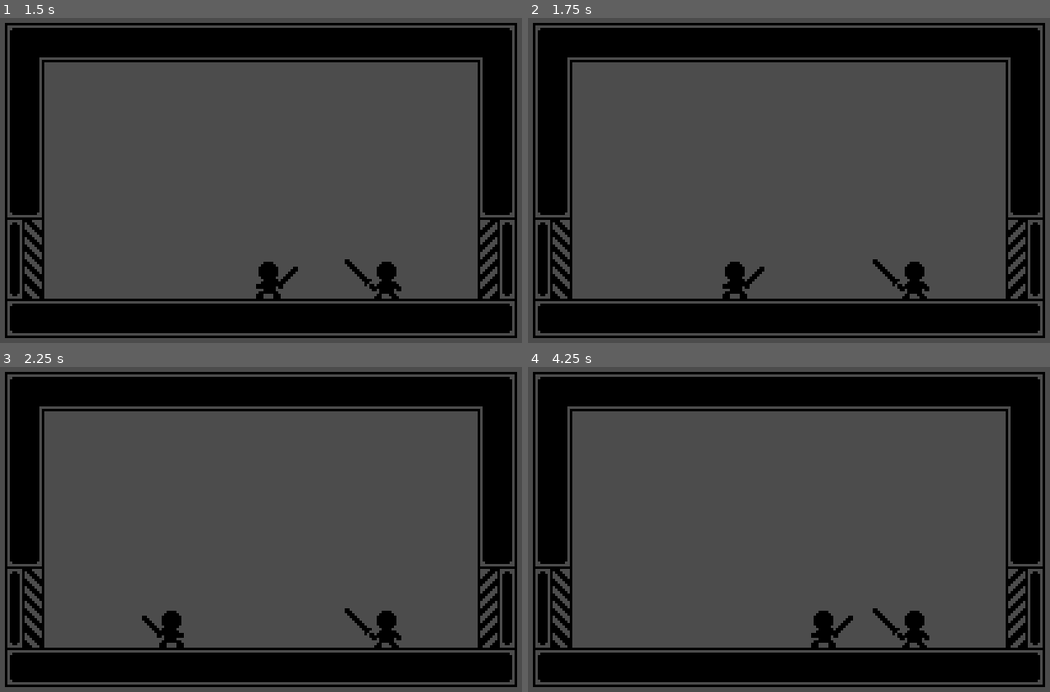
Above: before the commit, frames 1-4 (two rows, left to right).
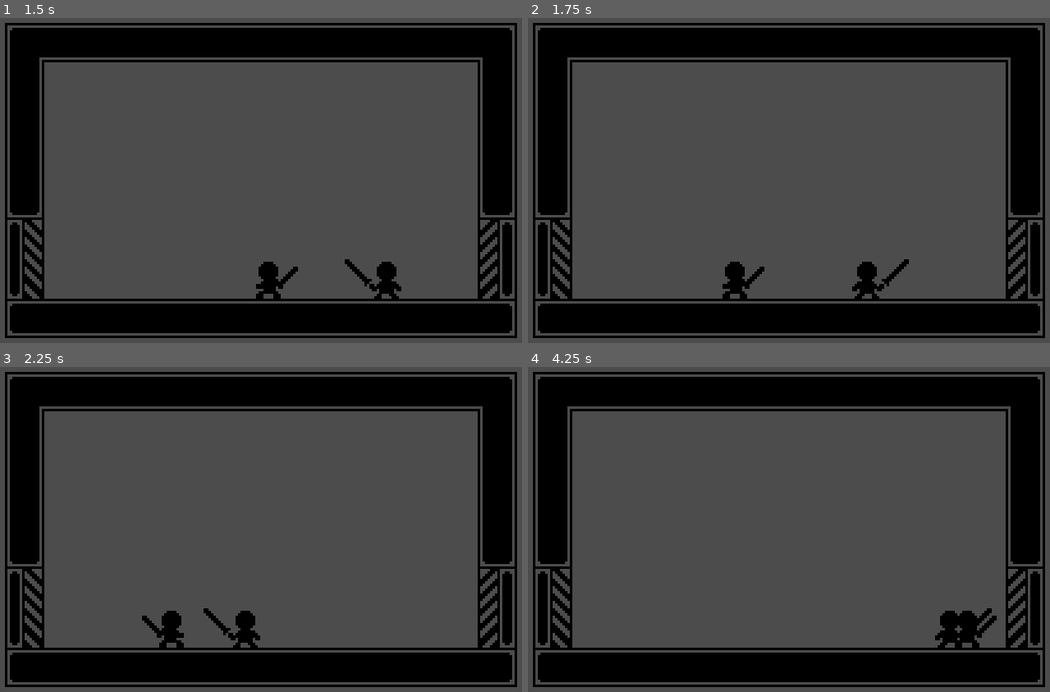
Above: after the commit, the same moments.

Repository: CaresleGames/OneHit
Game: Godot game, scene res://src/Levels/Level1.tscn
Two runs of this game, one before a commit and one after it. Both use one fixed random seed, a clock stepped at 60 frames per second and the inputs below. The project has no main scene, so this scene is started directly.
Inputs:
- Up to frame 1 (1.5 s): tap Enter (ui_accept) at 0.5, 0.6, 0.77, 1.07, 1.35 s; hold Right (ui_right) 0.53-1.28 s; hold Left (ui_left) from 1.28 s (still down)
- Up to frame 2 (1.75 s): keep holding Left (ui_left); tap Enter (ui_accept) at 1.52 s
- Up to frame 3 (2.25 s): tap Enter (ui_accept) at 1.82, 2.1 s; release Left (ui_left) at 2.03 s; hold Right (ui_right) from 2.03 s (still down)
- Up to frame 4 (4.25 s): tap Enter (ui_accept) at 2.85, 3.02, 3.32, 3.6, 3.77, 4.07 s; release Right (ui_right) at 3.53 s; hold Left (ui_left) from 3.53 s (still down)

Frame 1 is identical in both runs. In frame 2, 1.0% of the frame differs, in the area x 62-77%, y 74-87%; in frame 3, 1.0%; in frame 4, 1.8%, in the area x 54-90%, y 74-87%.

Commit message:
Start with enemy movement

Diff:
--- a/src/Enemy/Enemy.gd
+++ b/src/Enemy/Enemy.gd
@@ -3,10 +3,72 @@
 
 signal death()
 
+export var attack_time : float = .15
+export var check_player_time : float = .5
+
+export var speed := 0
+export var speed_acc : float = 0
+export var speed_fri : float = 0
+
+var direction := -1
+var velocity = Vector2.ZERO
+
+onready var attack_area : Area2D = $AttackArea
+onready var attack_collision : CollisionShape2D = $AttackArea/CollisionShape2D
+onready var attack_duration : Timer = $Timer
+
+onready var check_player : Timer = $CheckPlayer
+
 func _ready() -> void:
 	add_to_group(Groups.enemy)
-	connect("death", self, "_on_death")
+	connect("death", self, "_on_enemy_death")
+	attack_duration.wait_time = attack_time
+	check_player.wait_time = check_player_time
+	attack_collision.set_deferred("disabled", true)
 
 
-func _on_death() -> void:
+func _physics_process(_delta: float) -> void:
+	if Input.is_action_just_pressed("ui_accept"):
+		attack_collision.set_deferred("disabled", false)
+		attack_duration.start()
+	print(direction)
+	velocity = move_and_slide(velocity, Vector2.UP)
+
+
+func _on_enemy_death() -> void:
 	print('ENEMY DEATHHH')
+
+
+func _on_Timer_timeout() -> void:
+	attack_collision.set_deferred("disabled", true)
+	attack_duration.stop()
+
+
+func _on_AttackArea_area_entered(area: Area2D) -> void:
+	print('PLAYER HITTTT')
+	var parent = area.get_parent()
+	parent.emit_signal("death")
+
+
+func _on_Movement_body_entered(body: KinematicBody2D) -> void:
+	print(body.global_position.x - global_position.x)
+	check_player.start()
+
+
+func _on_CheckPlayer_timeout() -> void:
+	var players = get_tree().get_nodes_in_group(Groups.player)
+	if players.size() > 0:
+		var player : KinematicBody2D = players[0]
+		direction = sign(player.global_position.x - global_position.x)
+
+		if direction > 0:
+			velocity.x = speed
+			scale.x = 1
+		else:
+			velocity.x = -speed
+			scale.x = -1
+
+
+func _on_Movement_body_exited(body: Node) -> void:
+	if body.is_in_group(Groups.player):
+		check_player.stop()
--- a/src/Enemy/Enemy.tscn
+++ b/src/Enemy/Enemy.tscn
@@ -9,10 +9,19 @@
 [sub_resource type="RectangleShape2D" id=2]
 extents = Vector2( 4.5, 5 )
 
+[sub_resource type="RectangleShape2D" id=3]
+extents = Vector2( 4.75, 5 )
+
+[sub_resource type="CircleShape2D" id=4]
+radius = 58.0
+
 [node name="Enemy" type="KinematicBody2D"]
 collision_layer = 2
 collision_mask = 0
 script = ExtResource( 2 )
+speed = 80
+speed_acc = 50.0
+speed_fri = 0.7
 
 [node name="Sprite" type="Sprite" parent="."]
 texture = ExtResource( 1 )
@@ -30,3 +39,28 @@
 [node name="CollisionShape2D" type="CollisionShape2D" parent="EnemyHitBox"]
 position = Vector2( 0.5, 0 )
 shape = SubResource( 2 )
+
+[node name="AttackArea" type="Area2D" parent="."]
+collision_layer = 64
+collision_mask = 8
+
+[node name="CollisionShape2D" type="CollisionShape2D" parent="AttackArea"]
+position = Vector2( 10.25, 0 )
+shape = SubResource( 3 )
+
+[node name="Timer" type="Timer" parent="."]
+
+[node name="Movement" type="Area2D" parent="."]
+modulate = Color( 0.909804, 0.439216, 0.592157, 1 )
+collision_layer = 0
+
+[node name="CollisionShape2D" type="CollisionShape2D" parent="Movement"]
+shape = SubResource( 4 )
+
+[node name="CheckPlayer" type="Timer" parent="."]
+
+[connection signal="area_entered" from="AttackArea" to="." method="_on_AttackArea_area_entered"]
+[connection signal="timeout" from="Timer" to="." method="_on_Timer_timeout"]
+[connection signal="body_entered" from="Movement" to="." method="_on_Movement_body_entered"]
+[connection signal="body_exited" from="Movement" to="." method="_on_Movement_body_exited"]
+[connection signal="timeout" from="CheckPlayer" to="." method="_on_CheckPlayer_timeout"]
--- a/src/Player/Player.gd
+++ b/src/Player/Player.gd
@@ -1,5 +1,7 @@
 class_name Player
 extends KinematicBody2D
+
+signal death()
 
 export var speed := 0
 export var speed_acc : float = 0
@@ -10,6 +12,8 @@
 var velocity := Vector2.ZERO
 var direction := 1
 var ground := Vector2.UP
+
+var is_alive := true
 
 onready var attack_area : Area2D = $AttackArea
 onready var attack_collision : CollisionShape2D = $AttackArea/CollisionShape2D
@@ -22,6 +26,7 @@
 	add_to_group(Groups.player)
 	attack_collision.set_deferred("disabled", true)
 	attack_duration.wait_time = attack_time
+	connect("death", self, "_on_player_death")
 
 
 func _physics_process(_delta: float) -> void:
@@ -48,3 +53,7 @@
 	print('Hit the weak point of enemy')
 	var parent : Enemy = area.get_parent()
 	parent.emit_signal("death")
+
+
+func _on_player_death() -> void:
+	is_alive = false
--- a/src/Player/PlayerStates/Attack.gd
+++ b/src/Player/PlayerStates/Attack.gd
@@ -6,6 +6,8 @@
 	player.attack_duration.start()
 
 func physics_update(_delta: float) -> void:
+	if not player.is_alive:
+		state_machine.transition_to("Death")
 	if player.attack_duration.is_stopped():
 		state_machine.transition_to("Idle")
 
--- a/src/Player/PlayerStates/Idle.gd
+++ b/src/Player/PlayerStates/Idle.gd
@@ -1,11 +1,12 @@
 class_name Idle
 extends PlayerState
 
-func enter(msg := {}) -> void:
-	print('Enter idle')
 
 
 func physics_update(_delta: float) -> void:
+	if not player.is_alive:
+		state_machine.transition_to("Death")
+
 	player.get_input()
 	if player.velocity.x != 0:
 		state_machine.transition_to("Run")
--- a/src/Player/PlayerStates/Run.gd
+++ b/src/Player/PlayerStates/Run.gd
@@ -1,11 +1,11 @@
 class_name Run
 extends PlayerState
 
-func enter(msg := {}) -> void:
-	print('Run state')
-
 
 func physics_update(_delta: float) -> void:
+	if not player.is_alive:
+		state_machine.transition_to("Death")
+
 	player.get_input()
 	if is_equal_approx(player.velocity.x, 0):
 		state_machine.transition_to("Idle")
Not shown: 1 places in src/Enemy/Enemy.tscn that only renumber resources
